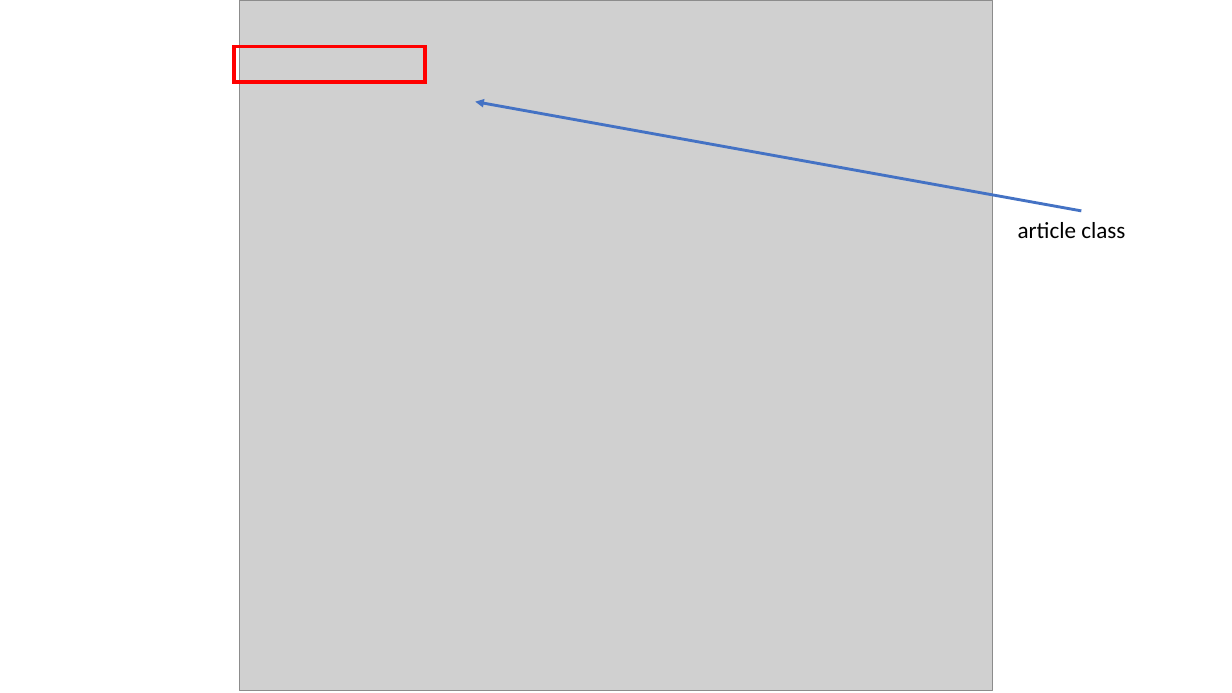
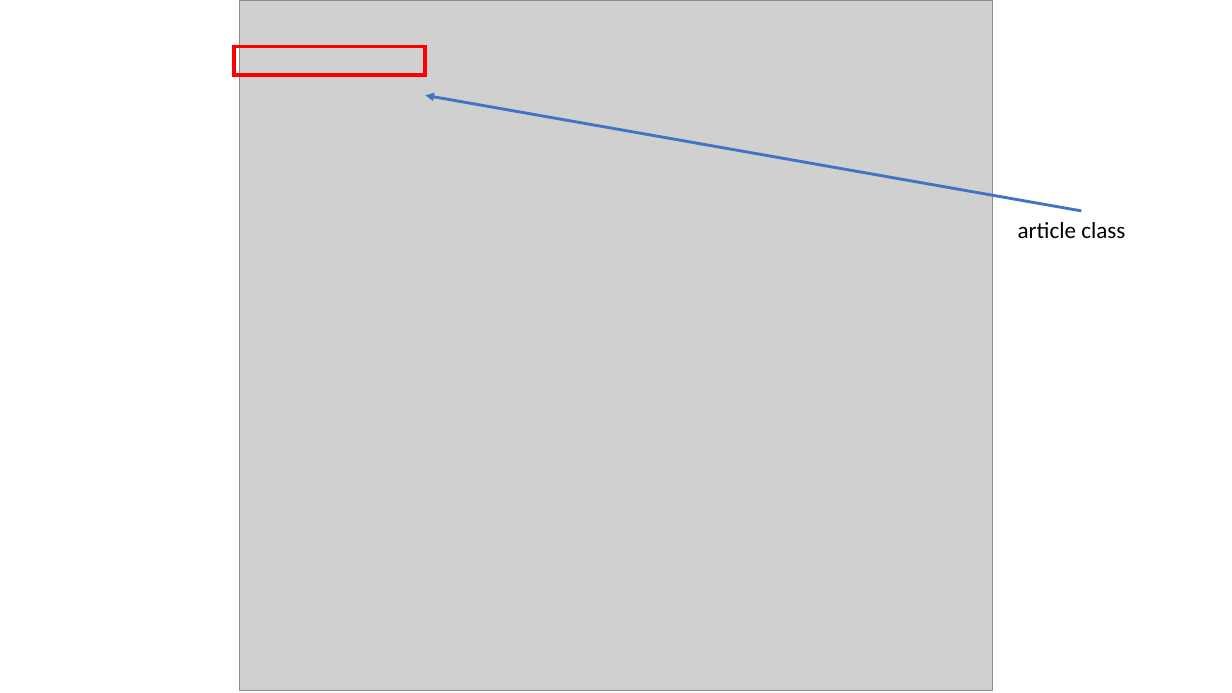
Before and after one commit to arc-moshe/NNIP-LaTeX, a slide deck: slide 12 of Introduction to LaTeX.pptx. Drawn at 1232x693 pixels with LibreOffice and Linux fonts; fonts in the diff are those of the drawing; grey boxes stand for pictures. Boxes give left, top, right and bottom in pixels: in the first picture for what was removed or moved away, otherwise in the second. Text is boxed around its words. In the diff, an @@ line names an element or a change of style, - is before the commit and + after.

```diff
--- a/Introduction to LaTeX.pptx
+++ b/Introduction to LaTeX.pptx
@@ rectangle: place and size @@
-rectangle at <box>234,46,425,81</box>
+rectangle at <box>234,46,425,74</box>
@@ arrow moved from (1081, 211) - (475, 102) to (1081, 211) - (425, 95) @@
```
Also in this commit, not shown: 9 other slides changed.
